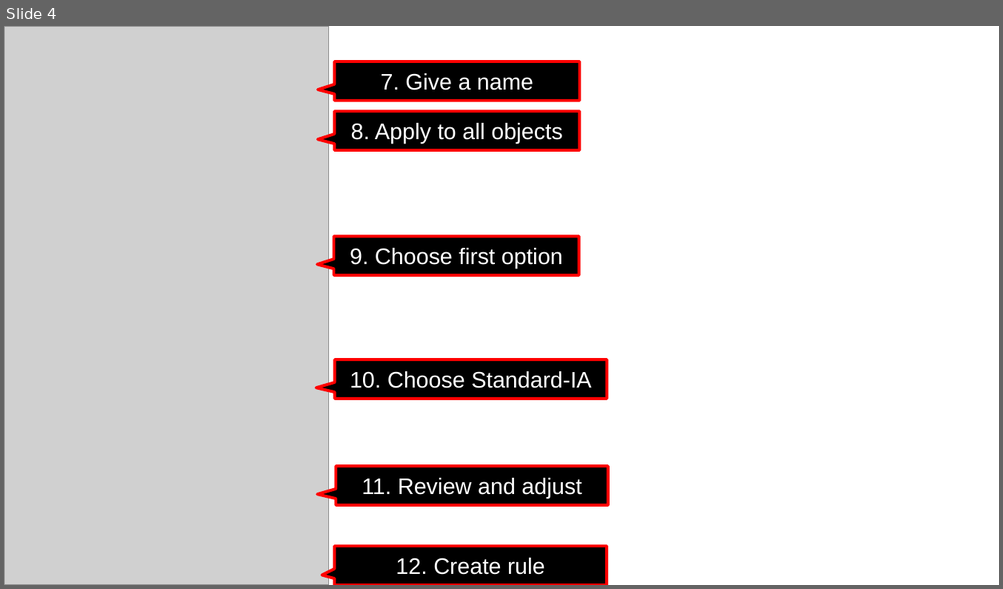
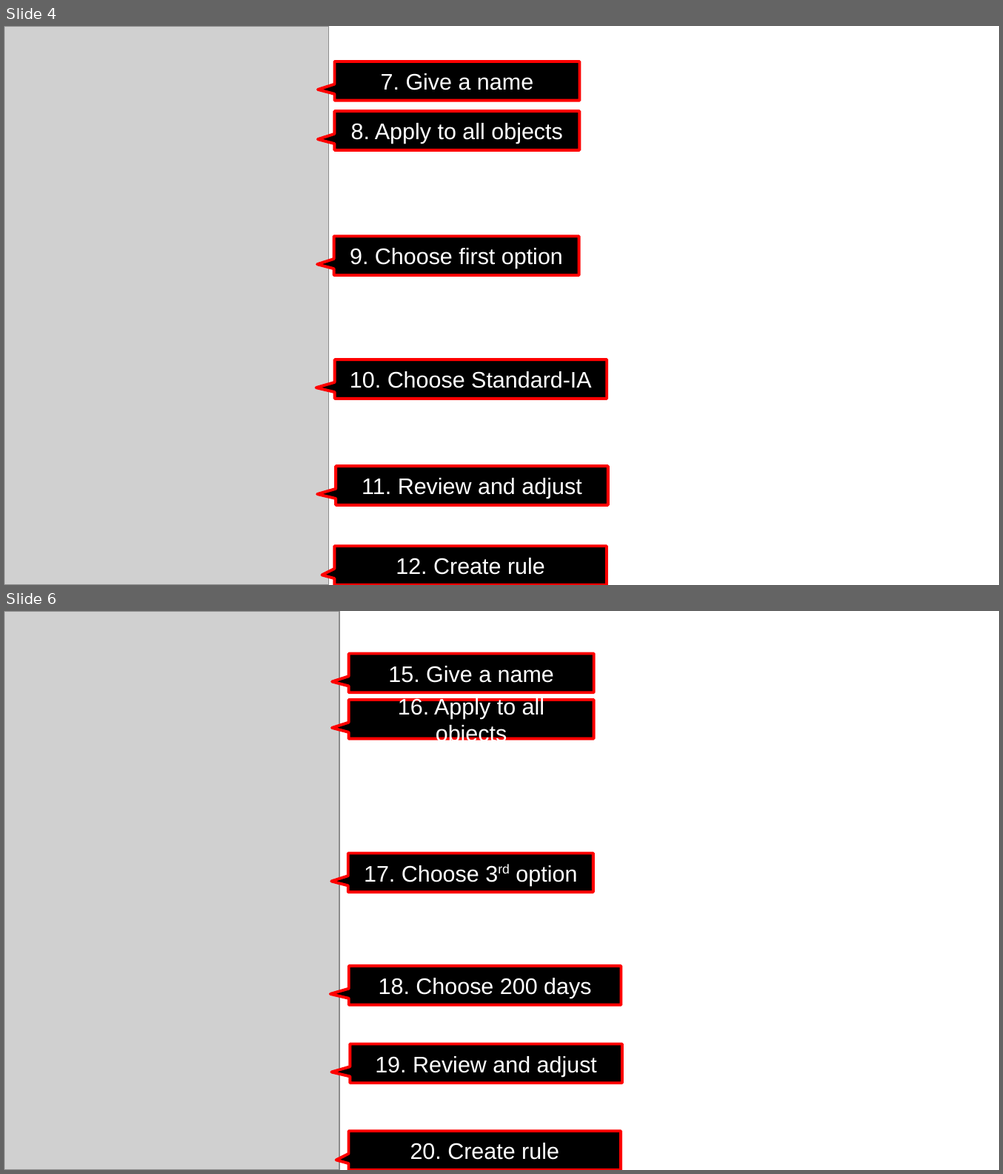
Before and after one commit to enhariharan/aws-solutions-architect-training, a slide deck: module_5_simple_storage_service_s3/module_5_assignment_3/module_5_assignment_3_s3.pptx. Shown one above the other, each under a label of ours: slide 4 before the commit, slides 4 and 6 after it; the slides between them are not shown. The pictures are 1003x589 and 1003x1174 pixels, drawn with LibreOffice and Linux fonts; fonts in the diff are those of the drawing; grey boxes stand for pictures. Boxes give left, top, right and bottom in pixels: in the first picture for what was removed or moved away, otherwise in the second. Text is boxed around its words. In the diff, an @@ line names an element or a change of style, - is before the commit and + after.

```diff
--- a/module_5_simple_storage_service_s3/module_5_assignment_3/module_5_assignment_3_s3.pptx
+++ b/module_5_simple_storage_service_s3/module_5_assignment_3/module_5_assignment_3_s3.pptx
@@ slide 6 added at (x1=4, y1=611, x2=999, y2=1170), background #FFFFFF @@
@@ picture added at (x1=4, y1=611, x2=340, y2=1170) @@
@@ speech box added at (x1=349, y1=653, x2=595, y2=692), fill #000000, outline #FF0000 2.3 pt, 18 pt, text #FFFFFF @@
+15. Give a name
@@ speech box added at (x1=349, y1=700, x2=595, y2=738), fill #000000, outline #FF0000 2.3 pt, 18 pt, text #FFFFFF @@
+16. Apply to all objects
@@ speech box added at (x1=348, y1=854, x2=593, y2=893), fill #000000, outline #FF0000 2.3 pt, 18 pt, text #FFFFFF @@
+17. Choose 3rd option
@@ speech box added at (x1=349, y1=967, x2=621, y2=1005), fill #000000, outline #FF0000 2.3 pt, 18 pt, text #FFFFFF @@
+18. Choose 200 days
@@ speech box added at (x1=350, y1=1044, x2=622, y2=1083), fill #000000, outline #FF0000 2.3 pt, 18 pt, text #FFFFFF @@
+19. Review and adjust
@@ speech box added at (x1=349, y1=1132, x2=621, y2=1170), fill #000000, outline #FF0000 2.3 pt, 18 pt, text #FFFFFF @@
+20. Create rule
```
Also in this commit, not shown: 1 slide changed, 1 other slide added, 1 other file.
